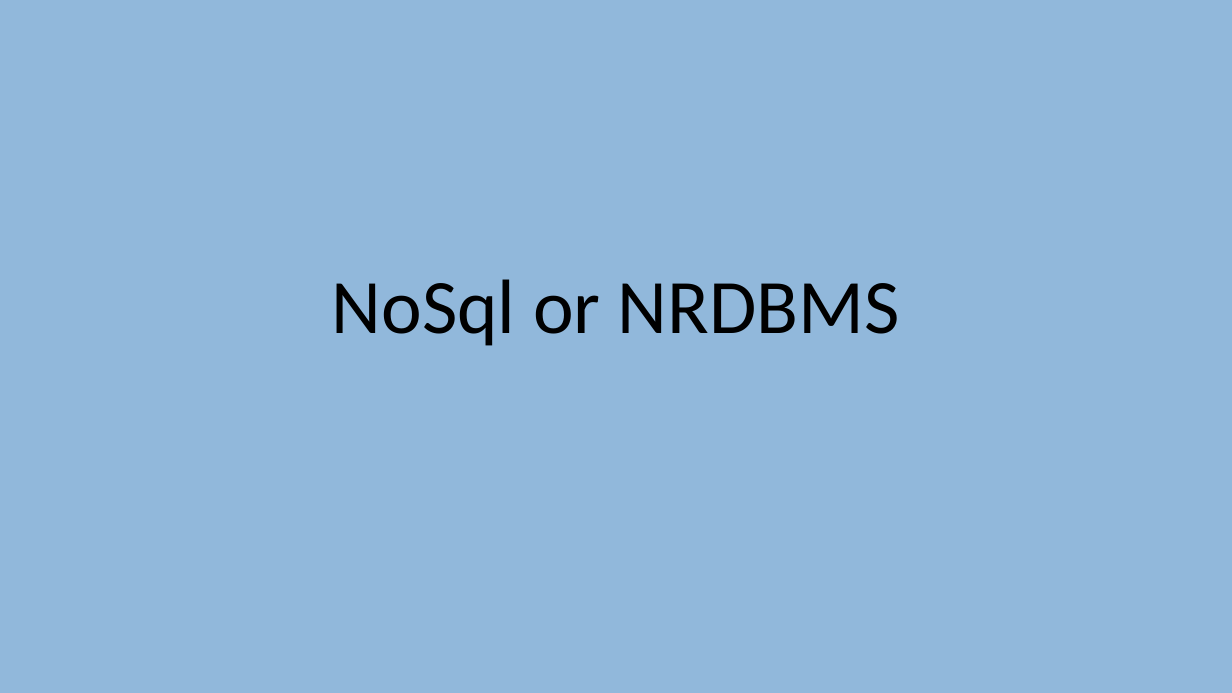
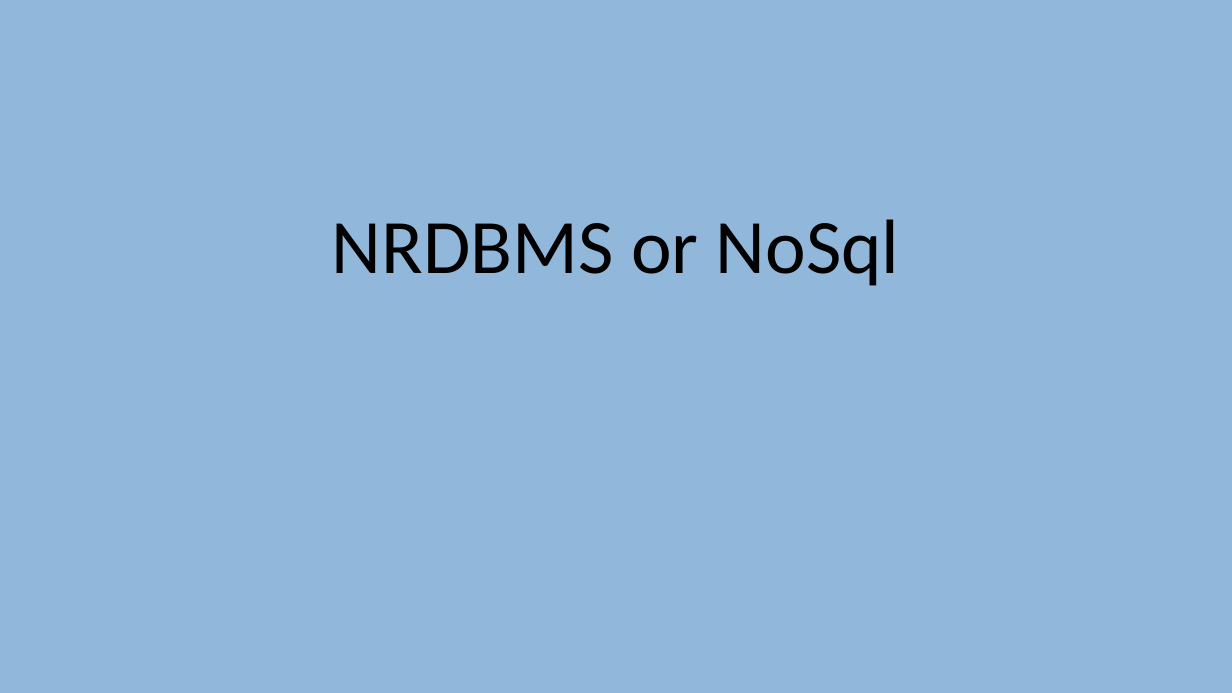
Before and after one commit to EmanueleCitarella/presentationAS, a slide deck: slide 16 of Sql vs NoSql.pptx (slide 14 before the commit). Drawn at 1232x693 pixels with LibreOffice and Linux fonts; fonts in the diff are those of the drawing. Boxes give left, top, right and bottom in pixels: in the first picture for what was removed or moved away, otherwise in the second. Text is boxed around its words. In the diff, an @@ line names an element or a change of style, - is before the commit and + after.

```diff
--- a/Sql vs NoSql.pptx
+++ b/Sql vs NoSql.pptx
@@ title at [332, 219, 900, 286]: text changed @@
-NoSql or NRDBMS
+NRDBMS or NoSql
```
Also in this commit, not shown: 14 other slides changed, 17 slides added, 14 slides removed, 1 other file.
